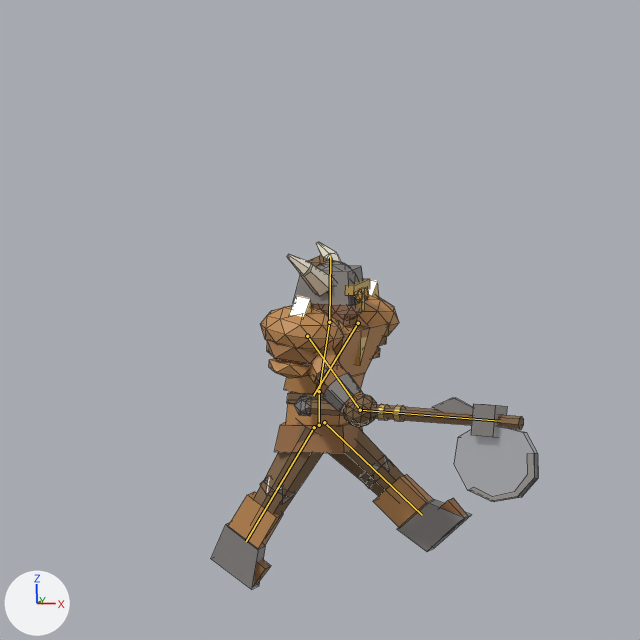
A saved change to the Blender file art-source/blender/enemies/brute.blend.
The view is the same before and after, from the file's camera 'Camera'. Arrows for +X, +Y and +Z are at lower left; the lights stay in place. The picture after the commit comes second. Both versions are drawn at frame 4 of the action 'walk'; the numbers are the values there. The bones that bend it are drawn over the model as lines. Mesh edges are drawn as thin lines.

The first picture shows 'BruteMesh'.
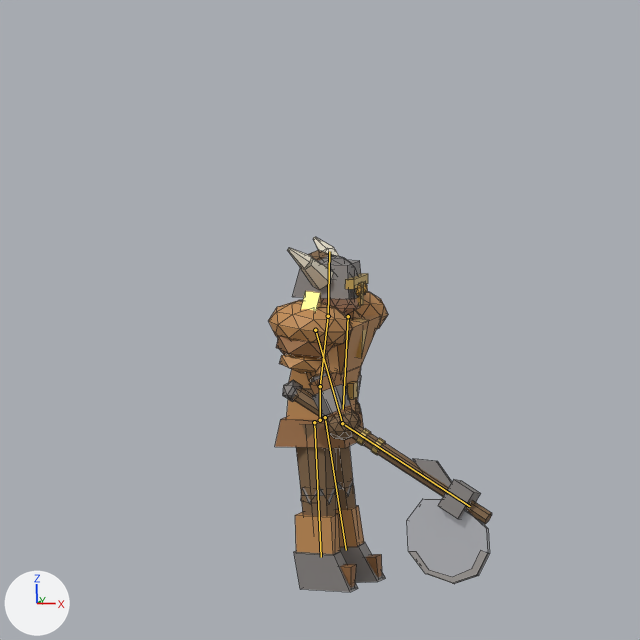
What differs and where, as boxes (x1, y1, x2, y2) in the pictures (640 x 640 px):
'BruteMesh', posed (31% narrower): before (211, 242, 538, 589); after (268, 237, 492, 592)
bone 'hips', root to tip: before (319, 425) to (319, 391); after (320, 420) to (320, 386)
bone 'spine', root to tip: before (319, 391) to (329, 322); after (320, 386) to (328, 316)
bone 'head', root to tip: before (329, 322) to (330, 257); after (328, 316) to (329, 251)
bone 'armR', root to tip: before (307, 336) to (360, 410); after (315, 330) to (342, 423)
bone 'weapon', root to tip: before (360, 410) to (500, 421); after (342, 423) to (470, 506)
bone 'armL', root to tip: before (358, 323) to (313, 395); after (348, 316) to (343, 409)
bone 'legR', root to tip: before (314, 427) to (246, 541); after (314, 422) to (321, 557)
bone 'legL', root to tip: before (324, 422) to (422, 515); after (325, 417) to (346, 550)

The edits, one by one:
Bone 'hips' (bone_hips) moves from (0.0, -0.02, 0.011) to (0.0, 0.002, 0.0).
Bone 'spine' (bone_spine) turns from (2, -10, -9) to (0, -2, -7) degrees about its own x, y and z.
Bone 'head' (bone_head) turns from (1, 6, 8) to (0, 0, 6) degrees about its own x, y and z.
Bone 'armR' (bone_armr) turns from (0, 5, -39) to (-5, 0, -15) degrees about its own x, y and z.
Bone 'weapon' (bone_weapon) turns from (0, 0, 0) to (-5, 0, 3) degrees about its own x, y and z.
Bone 'armL' (bone_arml) turns from (0, 10, 42) to (4, 4, 15) degrees about its own x, y and z.
Bone 'legR' (bone_legr) turns from (-3, 0, 36) to (0, 0, 2) degrees about its own x, y and z.
Bone 'legL' (bone_legl) turns from (4, 0, -42) to (0, 0, -3) degrees about its own x, y and z.
